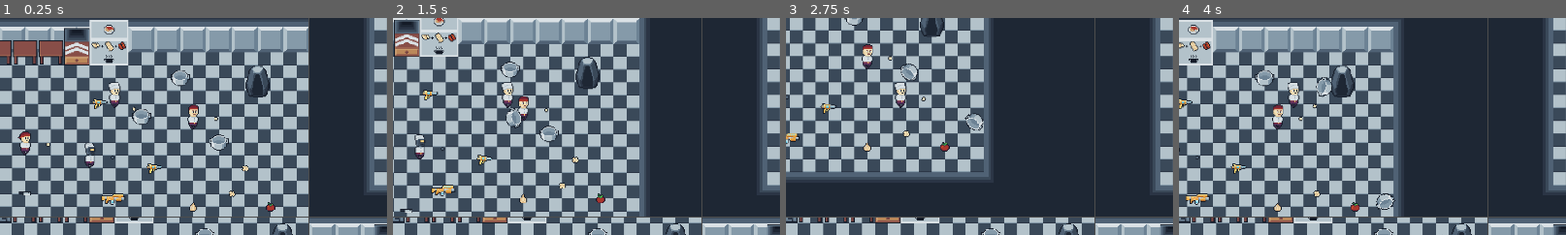
Above: before the commit, frames 1-4 (left to right).
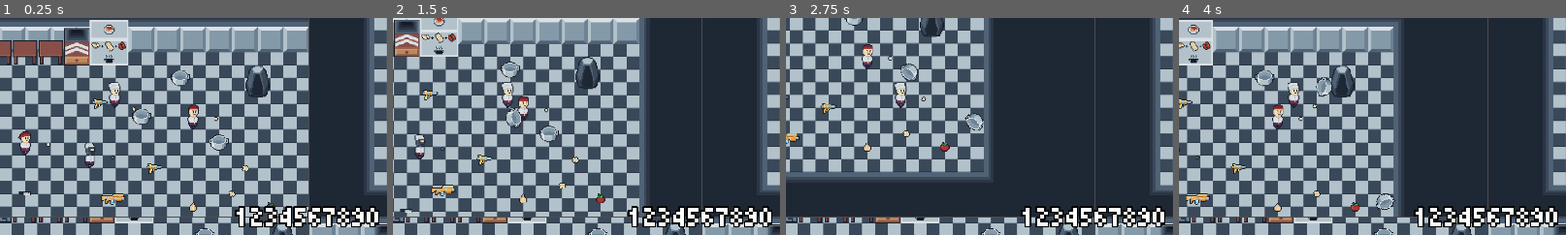
Above: after the commit, the same moments.

Repository: nonamecorn/romancce_macabre
Game: Godot game, scene res://game.tscn
The game is run twice, just before and just after one commit, with the same random seed, the same clock (stepped at 60 frames per second) and the same inputs.
Inputs (mouse positions are % of the whole screen's width and height, from its top left):
- Up to frame 1 (0.25 s): no input
- Up to frame 2 (1.5 s): tap Enter at 0.5 s; move the mouse to (72, 45) at 0.52 s; hold D (p1_right) 0.53-1.28 s; right-click (72, 45) at 0.6 s; click (72, 45) at 0.67 s; move the mouse to (30, 55) at 1.27 s; hold S (p1_down) from 1.28 s (still down); click (30, 55) at 1.35 s
- Up to frame 3 (2.75 s): move the mouse to (60, 28) at 2.02 s; release S (p1_down) at 2.03 s; hold D (p1_right) from 2.03 s (still down); right-click (60, 28) at 2.1 s
- Up to frame 4 (4 s): move the mouse to (45, 70) at 2.77 s; release D (p1_right) at 2.78 s; hold W (p1_up) 2.78-3.53 s; click (45, 70) at 2.85 s; move the mouse to (80, 65) at 3.52 s; hold A (p1_left) from 3.53 s (still down); right-click (80, 65) at 3.6 s
The pictures show only the part of the screen within x 10-60%, y 4-54%; the shares and areas given below are measured in that part.

The runs differ from the first frame. In frame 1, 2.7% of the frame differs, in the area x 60-98%, y 86-97%; in frame 2, 2.7%; in frame 3, 2.7%; in frame 4, 2.7%.

Commit message:
Score Display & Save

Diff:
--- a/game.tscn
+++ b/game.tscn
@@ -1,9 +1,10 @@
-[gd_scene load_steps=6 format=3 uid="uid://cimt3e7arnv74"]
+[gd_scene load_steps=7 format=3 uid="uid://cimt3e7arnv74"]
 
 [ext_resource type="PackedScene" uid="uid://bmnwh28jj06kj" path="res://lvls/map.tscn" id="1_80nbo"]
 [ext_resource type="Script" uid="uid://cau8dpxk32d81" path="res://game.gd" id="1_e2o6t"]
 [ext_resource type="AudioStream" uid="uid://c1mamtf3m3pu7" path="res://snd/Songs/bossa onion.ogg" id="2_fc0e3"]
 [ext_resource type="AudioStream" uid="uid://dbfaieb72hbfu" path="res://snd/Songs/Vegebattle.ogg" id="3_7jktm"]
+[ext_resource type="FontFile" uid="uid://cj6t6awu63v4k" path="res://other/Tiny5-Regular.ttf" id="5_7jktm"]
 
 [sub_resource type="AudioStreamPlaylist" id="AudioStreamPlaylist_ryrav"]
 shuffle = true
@@ -92,4 +93,20 @@
 [node name="Camera2D2" type="Camera2D" parent="GridContainer/SubViewportContainer4/SubViewport"]
 zoom = Vector2(2, 2)
 
+[node name="CenterContainer" type="CenterContainer" parent="."]
+anchors_preset = 15
+anchor_right = 1.0
+anchor_bottom = 1.0
+grow_horizontal = 2
+grow_vertical = 2
+
+[node name="Label" type="Label" parent="CenterContainer"]
+layout_mode = 2
+theme_override_constants/outline_size = 16
+theme_override_fonts/font = ExtResource("5_7jktm")
+theme_override_font_sizes/font_size = 72
+text = "1234567890"
+horizontal_alignment = 1
+vertical_alignment = 1
+
 [editable path="GridContainer/SubViewportContainer2/SubViewport/map"]
--- a/project.godot
+++ b/project.godot
@@ -10,7 +10,7 @@
 
 [application]
 
-config/name="dance macabre"
+config/name="Root n' Shoot Diners"
 run/main_scene="uid://cimt3e7arnv74"
 config/features=PackedStringArray("4.5", "GL Compatibility")
 config/icon="res://icon.svg"
@@ -20,6 +20,7 @@
 InputHelper="*res://addons/input_helper/input_helper.gd"
 GameSettings="*res://settings/GameSettings.gd"
 Main="*res://other/main.gd"
+Score="*res://score/Score.gd"
 
 [display]
 
--- /dev/null
+++ b/score/Score.gd
@@ -0,0 +1,38 @@
+extends Node
+
+const SCORE_PATH = "user://score"
+
+var in_game: bool = false
+
+var global_score: int = 0
+var max_score: int = 0
+var score: int = 0
+
+func _ready() -> void:
+	load_score()
+
+func load_score():
+	var file_exists = FileAccess.file_exists(SCORE_PATH)
+	if file_exists:
+		var fa := FileAccess.open(SCORE_PATH, FileAccess.READ)
+		file_exists = not fa.get_length() == 0
+		fa.close()
+	if not file_exists:
+		save_score()
+		return
+	var fa := FileAccess.open(SCORE_PATH, FileAccess.READ)
+	global_score = fa.get_64()
+	max_score = fa.get_64()
+	score = 0
+	fa.close()
+
+## Applies the score and saves it to a file
+func save_score():
+	global_score += score
+	max_score = max(max_score, score)
+	score = 0
+	var fa := FileAccess.open(SCORE_PATH, FileAccess.WRITE)
+	fa.store_64(global_score)
+	fa.store_64(max_score)
+	fa.flush()
+	fa.close()
Not shown, added: score/Score.gd.uid
